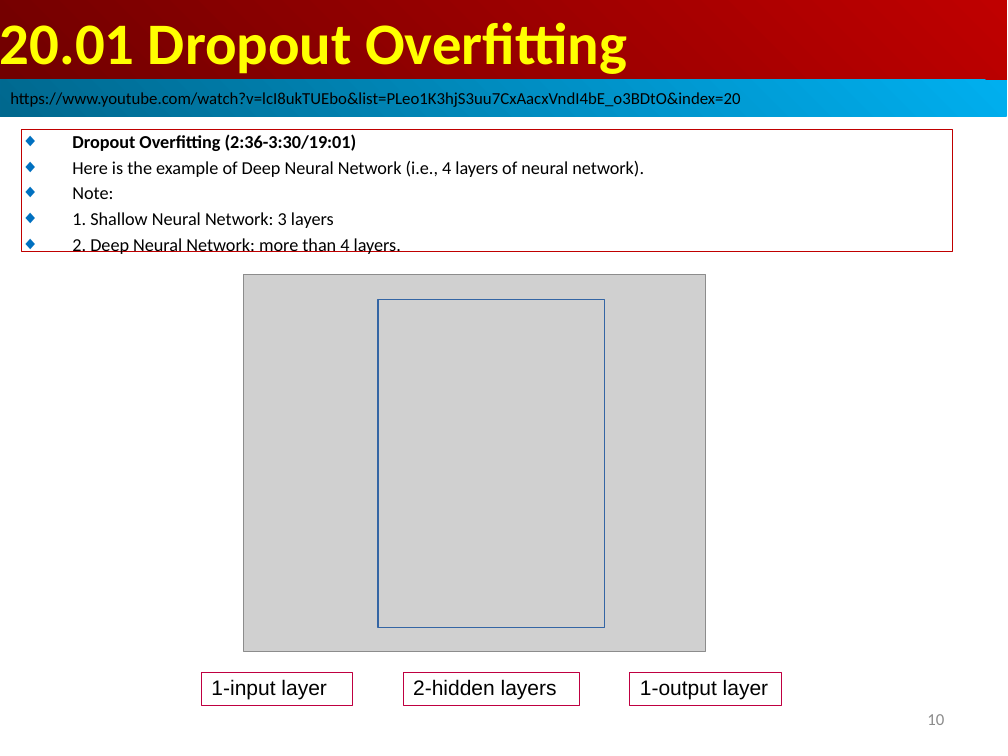
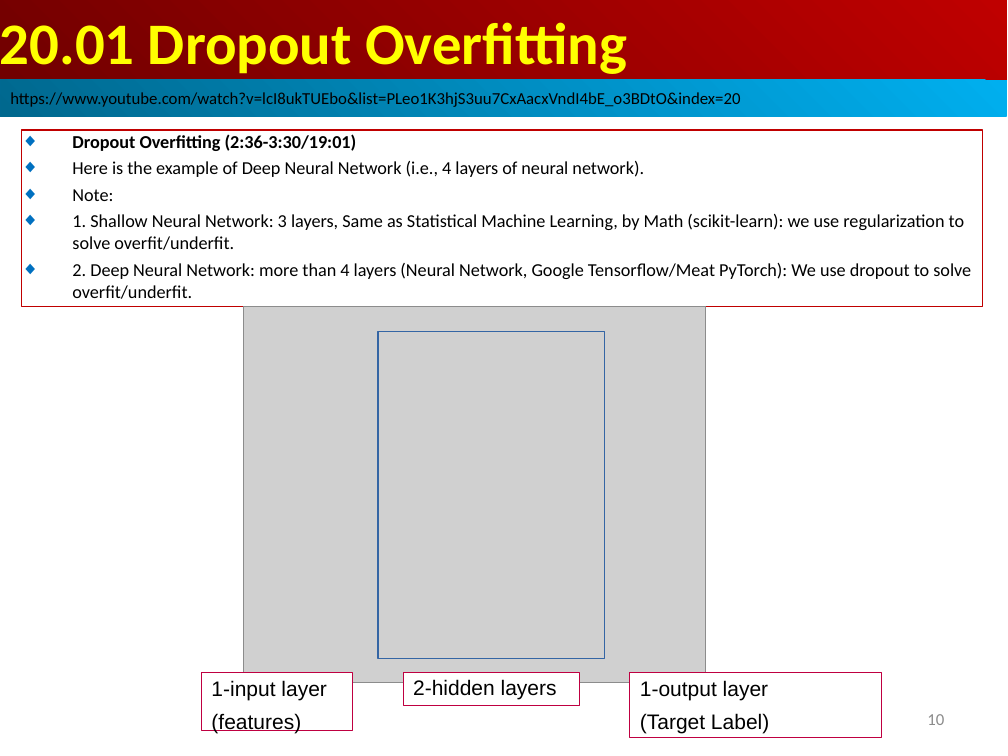
Before and after one commit to peterhchen/AIU_CS512_DL, a slide deck: slide 10 of 000_Lecture_Project/week10/001_Video/20.01_Dropout.ppt. Drawn at 1008x756 pixels with LibreOffice and Linux fonts; fonts in the diff are those of the drawing; grey boxes stand for pictures. Boxes give left, top, right and bottom in pixels: in the first picture for what was removed or moved away, otherwise in the second. Text is boxed around its words. In the diff, an @@ line names an element or a change of style, - is before the commit and + after.

Commit message:
Add files via upload
1. Drop odd number of neurons. we drop one less.
2. Dropout include the input layer.

```diff
--- a/000_Lecture_Project/week10/001_Video/20.01_Dropout.ppt
+++ b/000_Lecture_Project/week10/001_Video/20.01_Dropout.ppt
@@ rectangle "Dropout Overfitting (2:36-3:30/19:01)": place and size @@
-rectangle "Dropout Overfitting (2:36-3:30/19:01)" at [21, 130, 953, 252]
+rectangle "Dropout Overfitting (2:36-3:30/19:01)" at [21, 130, 983, 306]
@@ text in rectangle at [72, 214, 971, 299]: text changed @@
-◆ 1. Shallow Neural Network: 3 layers
-◆ 2. Deep Neural Network: more than 4 layers.
+◆ 1. Shallow Neural Network: 3 layers, Same as Statistical Machine Learning, by Math (scikit-learn): we use regularization to solve overfit/underfit.
+◆ 2. Deep Neural Network: more than 4 layers (Neural Network, Google Tensorflow/Meat PyTorch): We use dropout to solve overfit/underfit.
@@ picture: place and size @@
-picture at [244, 274, 706, 651]
+picture at [244, 306, 706, 683]
@@ rectangle: place and size @@
-rectangle at [378, 299, 605, 627]
+rectangle at [378, 332, 605, 659]
@@ rectangle "1-input layer": place and size @@
-rectangle "1-input layer" at [202, 672, 353, 706]
+rectangle "1-input layer" at [202, 672, 353, 731]
@@ fill none to #FFFFFF in 3 elements at [403, 672, 580, 706], [202, 672, 353, 731], [630, 672, 882, 738] @@
@@ rectangle "1-output layer": place and size @@
-rectangle "1-output layer" at [630, 672, 781, 706]
+rectangle "1-output layer" at [630, 672, 882, 738]
@@ text in rectangle at [211, 713, 301, 734]: paragraph added @@
+(features)
@@ text in rectangle at [640, 713, 769, 734]: paragraph added @@
+(Target Label)
```
Also in this commit, not shown: 8 other slides changed, 2 other files.
